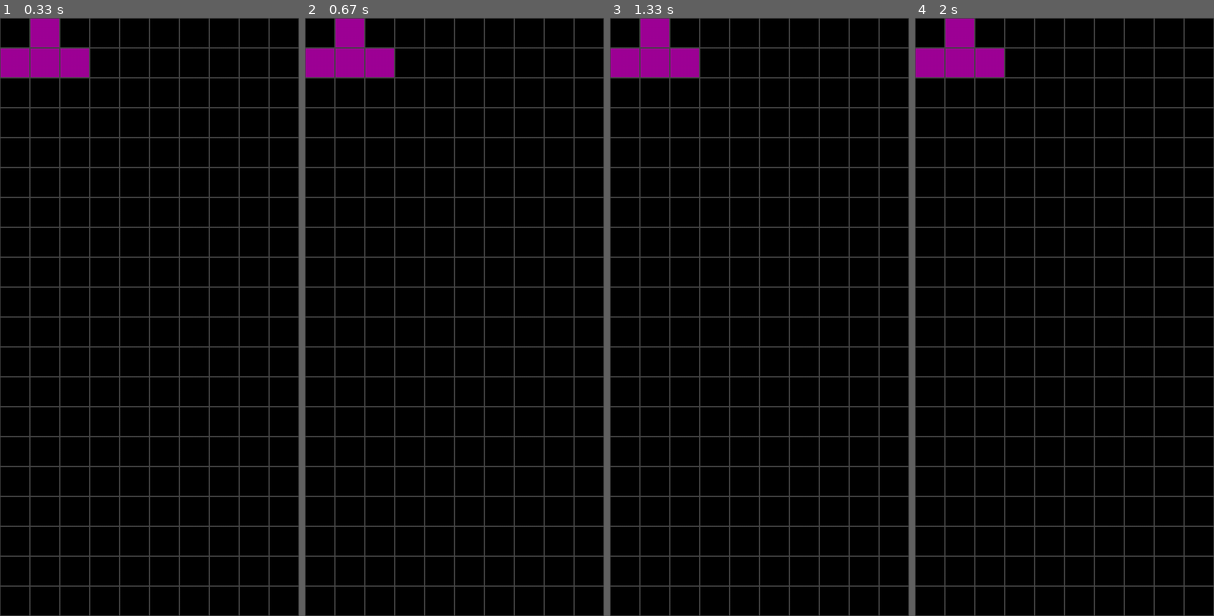
Above: before the commit, frames 1-4 (left to right).
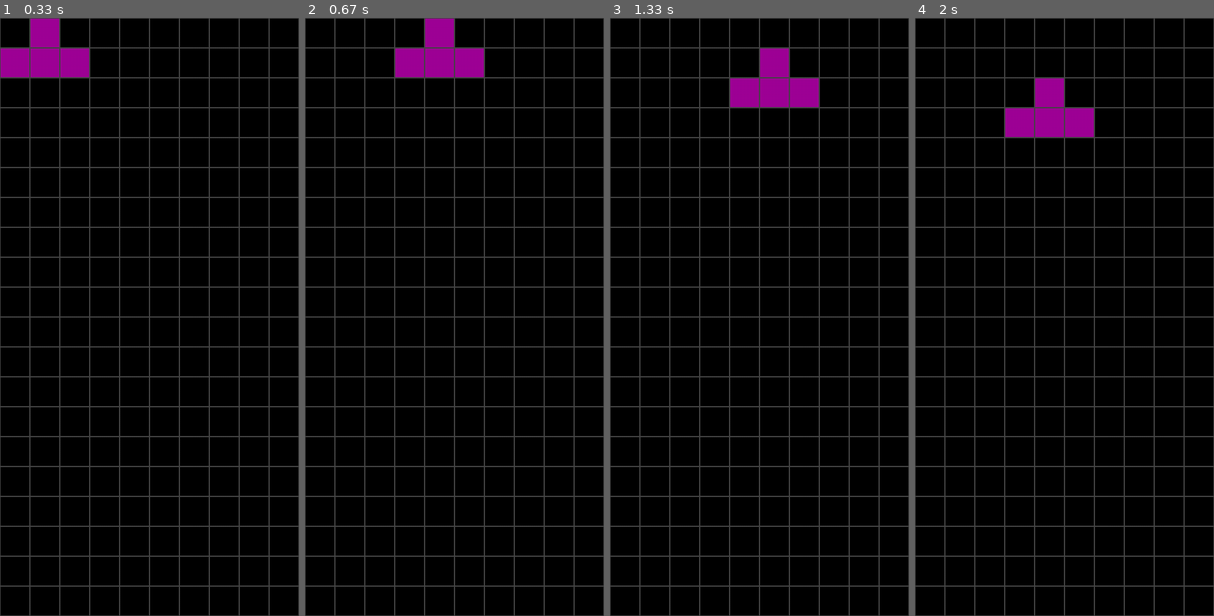
Above: after the commit, the same moments.

Repository: Dymoxz/TetrisAI
Game: pygame game, started from improved.py
Two runs of this game, one before a commit and one after it. Both use one fixed random seed, a clock stepped at 60 frames per second and the inputs below.
Inputs:
- Up to frame 1 (0.33 s): no input
- Up to frame 2 (0.67 s): hold Right from 0.33 s (still down)
- Up to frame 3 (1.33 s): release Right at 0.8 s; hold Up 0.83-1.3 s
- Up to frame 4 (2 s): hold Left from 1.83 s (still down)

Frame 1 is identical in both runs. In frame 2, 3.7% of the frame differs, in the area x 0-60%, y 0-10%; in frame 3, 3.7%; in frame 4, 3.7%.

Commit message:
aaaaaaaaaaaaaaaaaa

Diff:
--- a/improved.py
+++ b/improved.py
@@ -201,19 +201,57 @@
             pygame.draw.rect(screen, gray, rect, 1)
 
 
-def RenderShape(shapeCoords, color, startX, startY, rotation):
+def RenderShape(shapeCoords, color):
     blockSize = 48
-    for coords in shapeCoords[rotation]:
-        x = coords[0] + startX
-        y = coords[1] + startY
+    for coords in shapeCoords:
+        x = coords[0]
+        y = coords[1]
         rect = pygame.Rect(x * blockSize, y * blockSize, blockSize, blockSize)
         pygame.draw.rect(screen, color, rect)
+
+
+def remLastPos(abycordy, ax, by,rotation):
+    for coord in abycordy[rotation]:
+        aaa = coord[0] + ax
+        bbb = coord[1] + by
+        eerect = pygame.Rect(aaa * blockSize, bbb * blockSize, blockSize, blockSize)
+        pygame.draw.rect(screen, black, eerect)
+
+def CheckCollision(shapeCoords, direction):
+    downCollisions = []
+    rightCollisions = []
+    leftCollisions = []
+    for coord in shapeCoords:
+        xCoord = coord[0]
+        yCoord = coord[1]
+        if direction == 'down':
+            if [xCoord, yCoord + 1] in board['shapeCoords']:
+                downCollisions.append('collision')
+        if direction == 'left':
+            if [xCoord - 1, yCoord] in board['shapeCoords']:
+                leftCollisions.append('collision')
+        if direction == 'right':
+            if [xCoord + 1, yCoord] in board['shapeCoords']:
+                rightCollisions.append('collision')
+    return downCollisions, rightCollisions, leftCollisions
+
+def GetAbsCoords(shapeCoords, x, y, rotation):
+    absCoords = []
+    for coord in shapeCoords[rotation]:
+        absCoords.append([coord[0] + x, coord[1] + y])
+    return absCoords
 
 
 running = True
 dropping = True
 rotation = 0
 beginShape = random.choice(allShapesCoordsREL)
+clock = pygame.time.Clock()
+board = {
+    "shapeCoords": [],
+    "colours": [],
+    "rotations": []
+}
 
 
 while running:
@@ -228,20 +266,52 @@
     print(shapeNames[allShapesCoordsREL.index(currentShape)], shapeNames[allShapesCoordsREL.index(nextShape)])
     print(allShapesCoordsREL[allShapesCoordsREL.index(currentShape)][rotation])
 
-    RenderShape(currentShape, currentColour, 0, 0, rotation)
-
-
+    y = 0
+    x = 0
+    tLast = 0
+    absCoords = GetAbsCoords(currentShape, x, y, rotation)
+    RenderShape(absCoords, currentColour)
     while dropping:
+        dt = clock.tick()
+        tLast += dt
         DrawBoard()
         pygame.display.update()
 
+        if tLast > 700:
+            absCoords = GetAbsCoords(currentShape, x, y, rotation)
+            down, left, right = CheckCollision(absCoords, 'down')
+            if len(down) > 0 or y > height / blockSize - 1:
+                dropping = False
+            else:
+                remLastPos(currentShape, x, y,rotation)
+                y += 1
+                absCoords = GetAbsCoords(currentShape, x, y, rotation)
+                RenderShape(absCoords, currentColour)
+                tLast = 0
 
         for event in pygame.event.get():
             pygame.key.set_repeat(200, 100)
             if event.type == pygame.QUIT:
                 running = False
                 dropping = False
-
+            if event.type == pygame.KEYDOWN:
+                if event.key == pygame.K_RIGHT:
+                    remLastPos(currentShape, x, y,rotation)
+                    x += 1
+                    absCoords = GetAbsCoords(currentShape, x, y, rotation)
+                    RenderShape(absCoords, currentColour)
+                if event.key == pygame.K_LEFT:
+                    remLastPos(currentShape, x, y,rotation)
+                    x -= 1
+                    absCoords = GetAbsCoords(currentShape, x, y, rotation)
+                    RenderShape(absCoords, currentColour)
+                if event.key == pygame.K_UP:
+                    remLastPos(currentShape, x, y,rotation)
+                    rotation += 1
+                    if rotation > 3:
+                        rotation = 0
+                    absCoords = GetAbsCoords(currentShape, x, y, rotation)
+                    RenderShape(absCoords, currentColour)
 pygame.quit()
 
 
